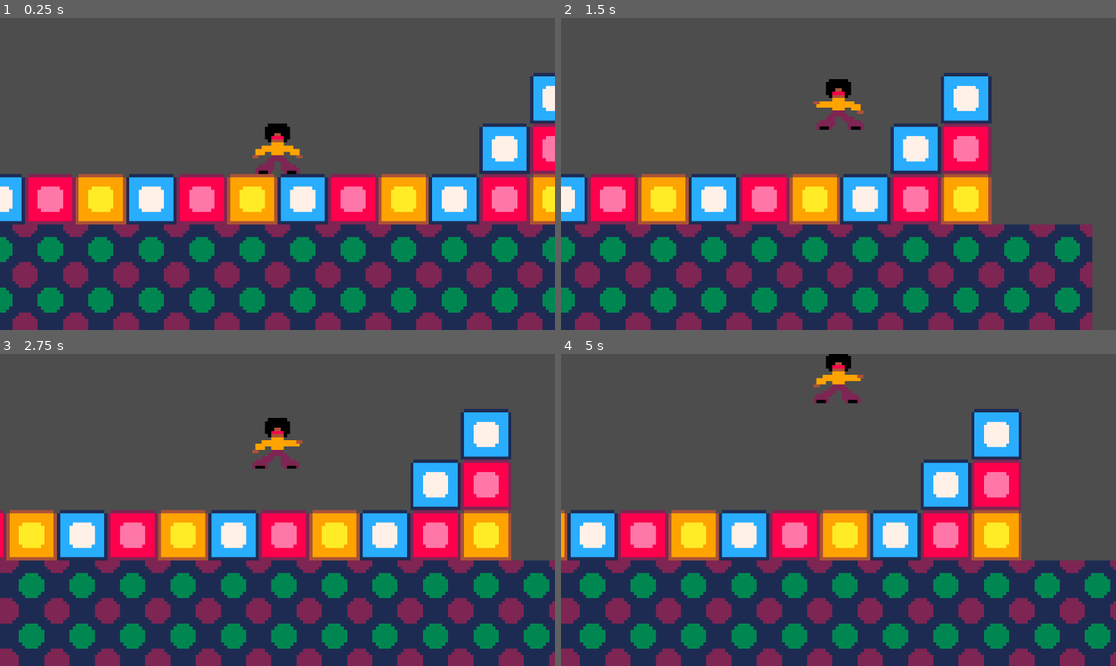
Above: before the commit, frames 1-4 (two rows, left to right).
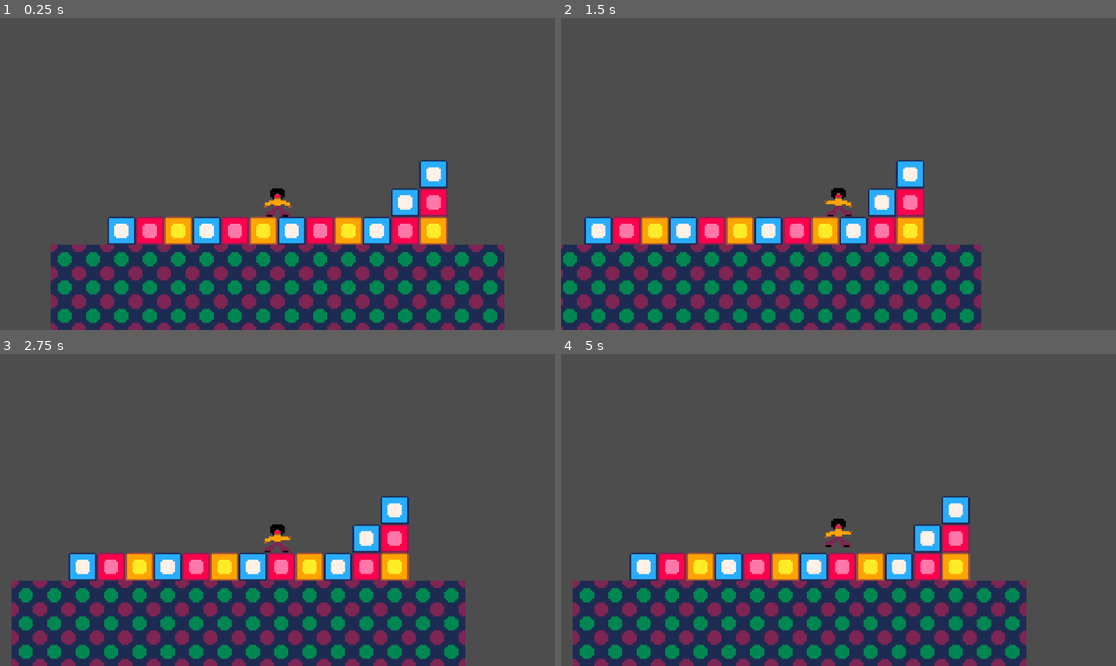
Above: after the commit, the same moments.

Repository: phoenixstears/gamejam-platformer-prep
Game: Godot game, scene res://scenes/level_1.tscn
Two runs of this game, one before a commit and one after it. Both use one fixed random seed, a clock stepped at 60 frames per second and the inputs below.
Inputs:
- Up to frame 1 (0.25 s): no input
- Up to frame 2 (1.5 s): hold D (right) from 0.53 s (still down); tap Space (jump) at 0.6, 0.77, 1.07, 1.35 s
- Up to frame 3 (2.75 s): tap Space (jump) at 1.52, 1.82, 2.1 s; release D (right) at 2.03 s; hold A (left) from 2.03 s (still down)
- Up to frame 4 (5 s): release A (left) at 2.78 s; hold D (right) 2.78-4.28 s; tap Space (jump) at 2.85, 3.02, 3.32, 3.6, 3.77, 4.07, 4.35, 4.52, 4.82 s; hold A (left) from 4.28 s (still down)

The runs differ from the first frame. In frame 1, 44% of the frame differs, in the area x 0-100%, y 17-100%; in frame 2, 41%; in frame 3, 44%; in frame 4, 42%.

Commit message:
Added jumping

Diff:
--- a/Scripts/player.gd
+++ b/Scripts/player.gd
@@ -7,6 +7,9 @@
 @export var idle_animation_speed = 0.5
 
 const GRAVITY = -98
+
+var jumping = false
+var can_jump = true
 @onready var _animated_sprite = $AnimatedSprite2D
 
 func _process(_delta):
@@ -28,6 +31,9 @@
 func _physics_process(delta: float) -> void:
 	var move_vec = Vector2.ZERO
 	velocity.x = 0
+	# TODO: make jump feel good, add coyote time and make check for if already past max point when jumping
+	if is_on_floor():
+		can_jump = true
 
 	if Input.is_action_pressed("right"):
 		move_vec = speed*Vector2.RIGHT
@@ -35,9 +41,15 @@
 	elif Input.is_action_pressed("left"):
 		move_vec = speed*Vector2.LEFT
 
-	if is_on_floor() && Input.is_action_just_pressed("jump"):
+	if can_jump && Input.is_action_just_pressed("jump"):
 		move_vec += jump_strength*Vector2.UP
+		can_jump = false
 
+	if !can_jump && Input.is_action_just_released("jump"):
+		velocity.y = 0
+
+	print("jumping: " + str(jumping))
+	print("can_jump: " + str(can_jump))
 
 	move_vec += GRAVITY*delta*Vector2.UP
 	velocity += move_vec
--- a/scenes/level_1.tscn
+++ b/scenes/level_1.tscn
@@ -44,5 +44,6 @@
 position = Vector2(0, -10.95)
 
 [node name="Camera2D" type="Camera2D" parent="."]
-zoom = Vector2(6.55, 6.55)
+position = Vector2(0, -24.07)
+zoom = Vector2(3.68, 3.68)
 script = ExtResource("6_fcfvj")
